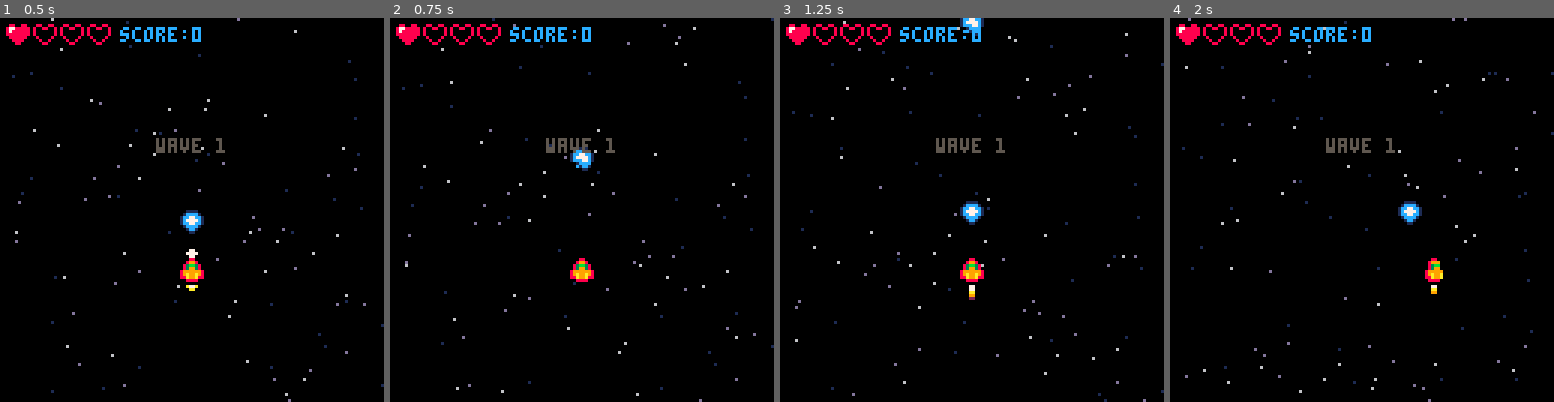
Above: before the commit, frames 1-4 (left to right).
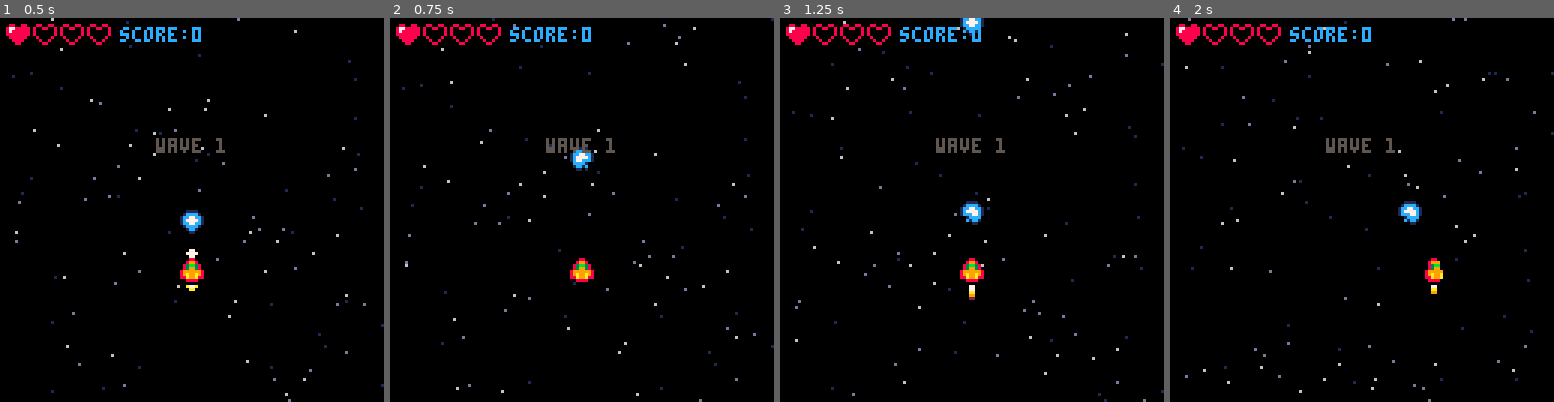
Above: after the commit, the same moments.

Repository: mattmuroya/pico-8
Game: PICO-8 cartridge carts/shmup/shmup.p8
The game is run twice, just before and just after one commit, with the same random seed, the same clock (stepped at 60 frames per second) and the same inputs.
Inputs:
- Up to frame 1 (0.5 s): tap X (X key) at 0.33 s
- Up to frame 2 (0.75 s): tap O (Z key) at 0.7 s
- Up to frame 3 (1.25 s): tap X (X key) at 1.07 s
- Up to frame 4 (2 s): hold Right from 1.6 s (still down); tap O (Z key) at 1.7 s; tap X (X key) at 1.85 s

Frame 1 is identical in both runs. In frame 2, less than 0.1% of the frame differs, in the area x 47-53%, y 36-40%; in frame 3, 0.1%, in the area x 47-53%, y 1-54%; in frame 4, less than 0.1%.

Commit message:
enemy fire

Diff:
--- a/carts/shmup/shmup.p8
+++ b/carts/shmup/shmup.p8
@@ -62,6 +62,7 @@
 	flame=5
 	-- init lasers
 	lasers={}
+	enemy_lasers={}
 	muzzle=0
 	cooldown=0
 
@@ -133,6 +134,7 @@
 	sfx(28)
 	t=1
 	local enemy_arr
+	next_fire=0
 	if wave==1 then
 		attack_freq=60 -- frames
 		enemy_arr={
@@ -304,6 +306,14 @@
 	else return 7
 	end
 end
+
+function animate(e)
+	e.frame+=e.anim_spd
+	if flr(e.frame) > #e.frames then
+		e.frame=1
+	end
+	e.spr=e.frames[flr(e.frame)]
+end
 -->8
 -- enemy behavior
 
@@ -355,24 +365,70 @@
 	end
 end
 
-function picking()
+function pick_timer()
 	if mode!="game" then return end
 	if t%attack_freq==0 then
-		local i = flr(rnd(min(#enemies,10))) -- 0 to 9
-		i=#enemies-i
-		local e=enemies[i]
-		if e.mission=="defend" then
-			e.mission="attack"
-			e.anim_spd*=2
-			e.shake=30
-			e.wait=30
-		end
+		pick_attack()
+	end
+	if t>next_fire then
+		pick_fire()
+		next_fire=t+20+rnd(40)
+	end
+end
+
+function pick_attack()
+	local i = flr(rnd(min(#enemies,10))) -- 0 to 9
+	i=#enemies-i
+	local e=enemies[i]
+	if e==nil then return end
+	if e.mission=="defend" then
+		e.mission="attack"
+		e.anim_spd*=2
+		e.shake=30
+		e.wait=30
+	end
+end
+
+function pick_fire()
+	local i = flr(rnd(min(#enemies,10))) -- 0 to 9
+	i=#enemies-i
+	local e=enemies[i]
+	if e==nil then return end
+	if e.mission=="defend" then
+		fire(e)
 	end
 end
 
 function move(obj)
 	obj.x+=obj.sx
 	obj.y+=obj.sy
+end
+
+function kill(enemy)
+	sfx(2)
+	del(enemies, enemy)
+	explode(enemy.x+4,enemy.y+4,true)
+	shwave(enemy.x+4,enemy.y+4,3,28,3,6)
+	score+=1
+	if enemy.mission == "attack" then
+		pick_attack()
+	end
+end
+
+function fire(enemy)
+	sfx(29)
+	local las=make_sprite()
+	las.spr=26
+	las.frames={26,27,28,27,26}
+	las.anim_spd=1
+	las.x=enemy.x
+	las.y=enemy.y
+	las.sx=0
+	las.sy=1
+	las.col_w=6
+	las.col_h=6
+	enemy.flash=4
+	add(enemy_lasers,las)
 end
 -->8
 -- update functions
@@ -436,6 +492,10 @@
 			l.x=ship.x
 			l.y=ship.y-4
 			l.spr=21
+			l.frames={21,22,23,24}
+			l.anim_spd=1
+			l.sx=0
+			l.sy=-3
 			add(lasers,l)
 			muzzle=5
 			cooldown=4
@@ -443,12 +503,19 @@
 	end
 	if cooldown>0 then cooldown-=1
 	end
-	--animate lasers and muzzle
+	--animate lasers, enemy lasers, and muzzle
 	for laser in all(lasers) do
-		laser.y-=3
 		if laser.y<-8 then del(lasers,laser)
-		elseif laser.spr<24.5 then laser.spr+=.5
-		else laser.spr=21
+		else
+			move(laser)
+			animate(laser)
+		end
+	end
+	for laser in all(enemy_lasers) do
+		if laser.y>128 then del(laser,enemy_lasers)
+		else
+			move(laser)
+			animate(laser)
 		end
 	end
 	if muzzle>0 then muzzle-=1
@@ -477,11 +544,7 @@
 				shwave(laser.x+4,laser.y+4,3,6,1,12)
 				smol_sparks(laser.x+4,laser.y+4)
 				if enemy.hp<=0 then
-					sfx(2)
-					del(enemies, enemy)
-					explode(enemy.x+4,enemy.y+4,true)
-					shwave(enemy.x+4,enemy.y+4,3,28,3,6)
-					score+=1
+					kill(enemy)
 				end
 			end
 		end
@@ -502,6 +565,19 @@
 		end
 	else invulnerable-=1
 	end
+	-- collide ship x enemy lasers
+	if invulnerable==0 then
+		for l in all(enemy_lasers) do
+			if collide(l,ship) then
+				sfx(1)
+				explode(ship.x+4,ship.y+4,false)
+				shwave(ship.x+4,ship.y+4,3,28,3,6)
+				ship.flash=2
+				lives-=1
+				invulnerable=60
+			end
+		end
+	end
 	-- check for game over
 	if lives<=0 then
 		mode="over"
@@ -515,7 +591,7 @@
 	end
 
 	-- picking
-	picking()
+	pick_timer()
 end
 
 
@@ -640,6 +716,10 @@
 	print("score:"..score,40,3,12)
 	for i=1,4 do
 		spr(lives>=i and 12 or 13, 2 + (i-1) * 9, 2)
+	end
+	-- draw enemy lasers
+	for laser in all(enemy_lasers) do
+		draw_sprite(laser)
 	end
 end
 
@@ -677,12 +757,12 @@
 000000000a99a88088a99a88088a99a0000000000000000000000000000000000000000000000000000000000000000000088000000880000000000000000000
 00000000008888000088880000888800000000000000000000000000000000000000000000000000000000000000000000000000000000000000000000000000
 00000000000000000000000000000000000000000011110000111100001111000011110000000000000000000000000000000000000000000000000000000000
-000000000000000000000000000000000000000001cccc1001cccc1001cccc1001cccc1000000000000000000000000000000000000000000000000000000000
-00000000000000000000000000000000000000001cc77cc11cc77cc11cc77cc11cc77cc100000000000000000000000000000000000000000000000000000000
-00000000000000000000000000000000000000001c7777c11c7777c11c7777c11c7777c100000000000000000000000000000000000000000000000000000000
-00000000000000000000000000000000000000001cc77cc11ccc77c11cc77cc11c77ccc100000000000000000000000000000000000000000000000000000000
-000000000000000000000000000000000000000001cccc10001cccc001cccc100cccc10000000000000000000000000000000000000000000000000000000000
-0000000000000000000000000000000000000000001cc10000c1cc10001cc10001cc1c0000000000000000000000000000000000000000000000000000000000
+000000000000000000000000000000000000000001cccc1001cccc1001cccc1001cccc10000000000002200000088000000aa000000000000000000000000000
+00000000000000000000000000000000000000001cc77cc11cc77cc11cc77cc11cc77cc10000000000299200008aa80000a77a00000000000000000000000000
+00000000000000000000000000000000000000001c7777c11c7777c11c7777c11c7777c1000000000297a92008a77a800a7777a0000000000000000000000000
+00000000000000000000000000000000000000001cc77cc11ccc77c11cc77cc11c77ccc100000000029aa92008a77a800a7777a0000000000000000000000000
+000000000000000000000000000000000000000001cccc10001cccc001cccc100cccc1000000000000299200008aa80000a77a00000000000000000000000000
+0000000000000000000000000000000000000000001cc10000c1cc10001cc10001cc1c00000000000002200000088000000aa000000000000000000000000000
 00000000000000000000000000000000000000000001100000001100000110000011000000000000000000000000000000000000000000000000000000000000
 00000e2222e0000000000e2222e00000000000000000000000000000000000000000000000022040040220000000000000000000000000000000000000000000
 00022ee222e2e000000e2e222ee220000000000000bbbb0000bbbb0000bbbb0000bbbb0004244200002442400000000000000000000000000000000000000000
Not shown, changed: the sound effects (__sfx__) section of carts/shmup/shmup.p8
